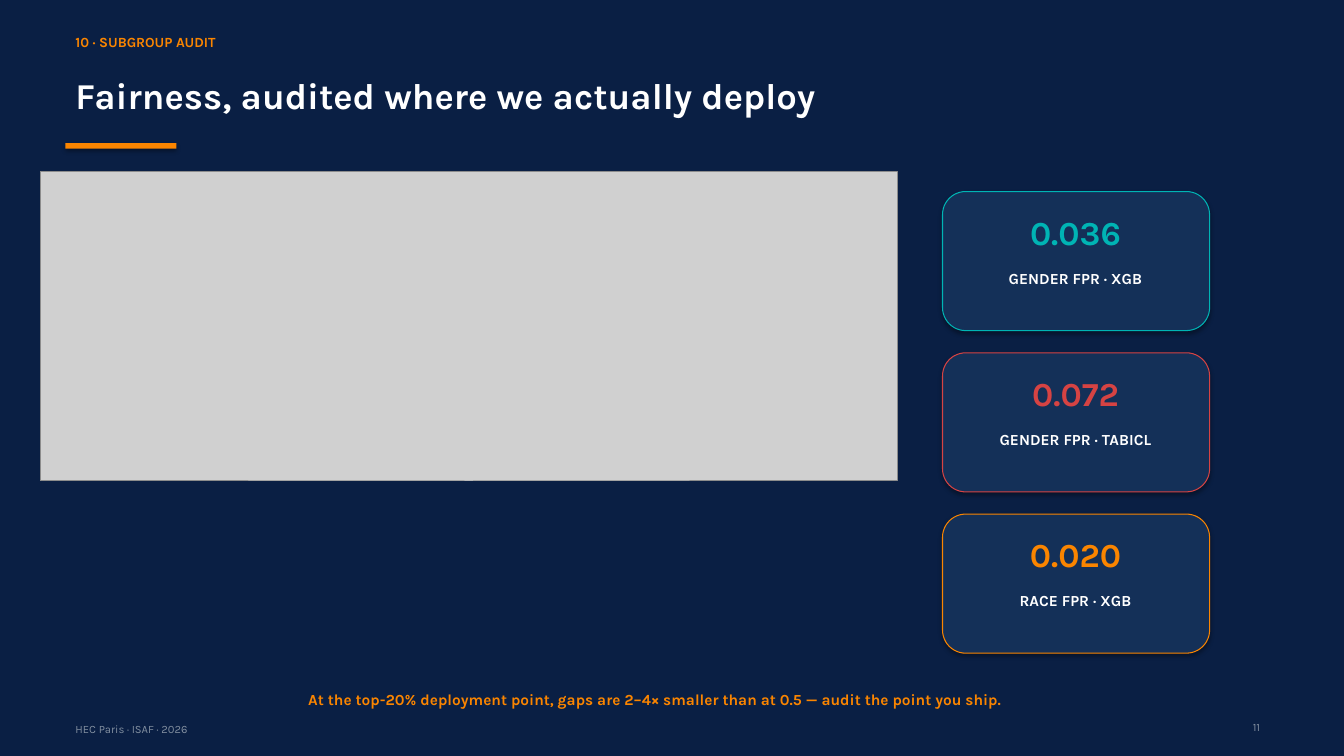
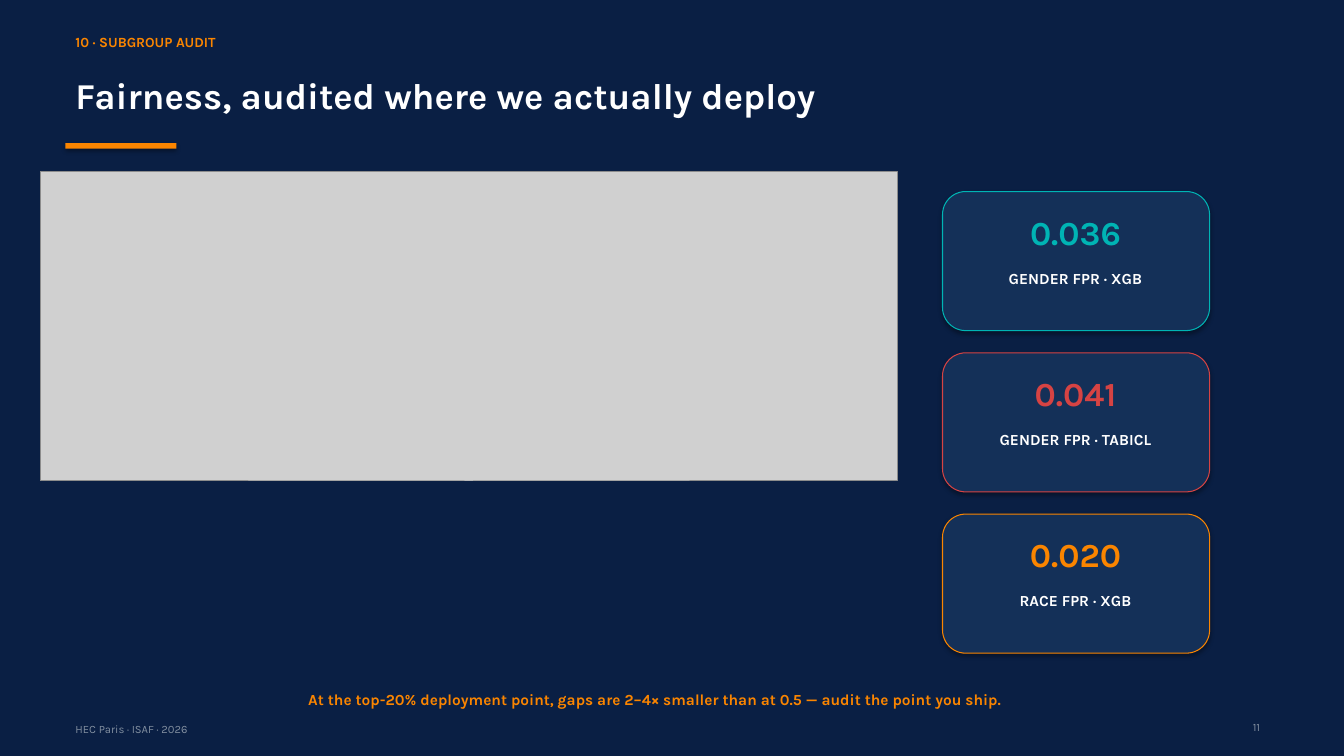
Before and after one commit to RyanBalech/recidivism-forecasting-analysis, a slide deck: slide 11 of reports/ISAF_Recidivism_Presentation.pptx. Drawn at 1344x756 pixels with LibreOffice and Linux fonts; fonts in the diff are those of the drawing; grey boxes stand for pictures. Boxes give left, top, right and bottom in pixels: in the first picture for what was removed or moved away, otherwise in the second. Text is boxed around its words. In the diff, an @@ line names an element or a change of style, - is before the commit and + after.

```diff
--- a/reports/ISAF_Recidivism_Presentation.pptx
+++ b/reports/ISAF_Recidivism_Presentation.pptx
@@ text at [1035,383,1117,407]: text changed @@
-0.072
+0.041
```
Also in this commit, not shown: 5 other slides changed, 47 other files.
